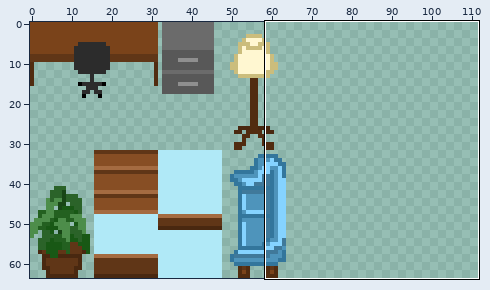
Two states of a pixel-art file, Assets/_Sprites/ASE Files/OfficeInterior.ase. The first picture is a wide view before the edit; the outline marks the close-up.
Close-up. As it was:
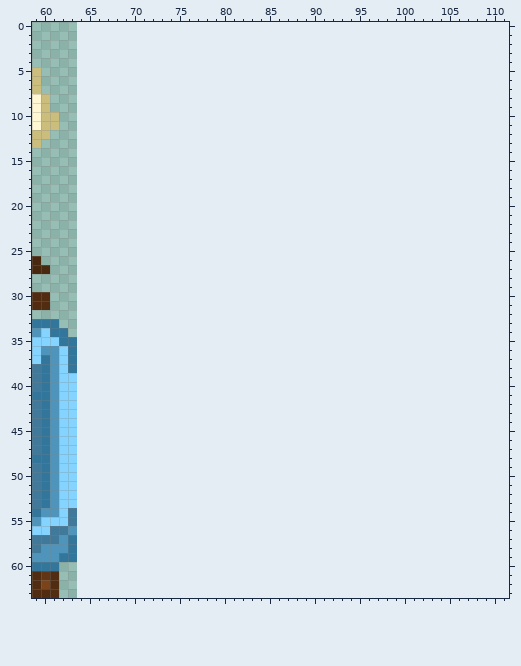
64x64 pixels, 1 frame. Colours within 5 levels of each other are drawn and written as one. Shown: x 59..111, y 0..63. The old version is drawn lined up with the new one, on the new canvas.
And afterwards:
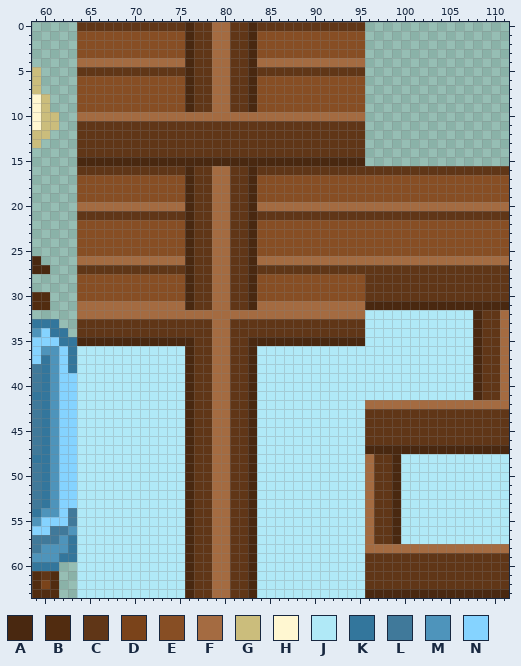
Palette (. is transparent): A #492810  B #512c10  C #603617  D #7a431a  E #874e24  F #a46b41  G #cbbd7c  H #fff7d1  J #b0e9f7  K #33769c  L #40799a  M #4e94bb  N #85d3ff
Commit message: Create charity and office interiors
Diff:
canvas 64x64 -> 112x64
Changed rows in their new state; - is an unchanged pixel.
first column x 64:
 0 CCCCCCCCCCCCACCFFCCACCCCCCCCCCCC----------------
 1 EEEEEEEEEEEEACCFFCCAEEEEEEEEEEEE----------------
 2 EEEEEEEEEEEEACCFFCCAEEEEEEEEEEEE----------------
 3 EEEEEEEEEEEEACCFFCCAEEEEEEEEEEEE----------------
 4 FFFFFFFFFFFFACCFFCCAFFFFFFFFFFFF----------------
 5 CCCCCCCCCCCCACCFFCCACCCCCCCCCCCC----------------
 6 EEEEEEEEEEEEACCFFCCAEEEEEEEEEEEE----------------
 7 EEEEEEEEEEEEACCFFCCAEEEEEEEEEEEE----------------
 8 EEEEEEEEEEEEACCFFCCAEEEEEEEEEEEE----------------
 9 EEEEEEEEEEEEACCFFCCAEEEEEEEEEEEE----------------
10 FFFFFFFFFFFFFFFFFFFFFFFFFFFFFFFF----------------
11 CCCCCCCCCCCCCCCCCCCCCCCCCCCCCCCC----------------
12 CCCCCCCCCCCCCCCCCCCCCCCCCCCCCCCC----------------
13 CCCCCCCCCCCCCCCCCCCCCCCCCCCCCCCC----------------
14 CCCCCCCCCCCCCCCCCCCCCCCCCCCCCCCC----------------
15 AAAAAAAAAAAAAAAAAAAAAAAAAAAAAAAA----------------
16 CCCCCCCCCCCCACCFFCCACCCCCCCCCCCCCCCCCCCCCCCCCCCC
17 EEEEEEEEEEEEACCFFCCAEEEEEEEEEEEEEEEEEEEEEEEEEEEE
18 EEEEEEEEEEEEACCFFCCAEEEEEEEEEEEEEEEEEEEEEEEEEEEE
19 EEEEEEEEEEEEACCFFCCAEEEEEEEEEEEEEEEEEEEEEEEEEEEE
20 FFFFFFFFFFFFACCFFCCAFFFFFFFFFFFFFFFFFFFFFFFFFFFF
21 CCCCCCCCCCCCACCFFCCACCCCCCCCCCCCCCCCCCCCCCCCCCCC
22 EEEEEEEEEEEEACCFFCCAEEEEEEEEEEEEEEEEEEEEEEEEEEEE
23 EEEEEEEEEEEEACCFFCCAEEEEEEEEEEEEEEEEEEEEEEEEEEEE
24 EEEEEEEEEEEEACCFFCCAEEEEEEEEEEEEEEEEEEEEEEEEEEEE
25 EEEEEEEEEEEEACCFFCCAEEEEEEEEEEEEEEEEEEEEEEEEEEEE
26 FFFFFFFFFFFFACCFFCCAFFFFFFFFFFFFFFFFFFFFFFFFFFFF
27 CCCCCCCCCCCCACCFFCCACCCCCCCCCCCCCCCCCCCCCCCCCCCC
28 EEEEEEEEEEEEACCFFCCAEEEEEEEEEEEECCCCCCCCCCCCCCCC
29 EEEEEEEEEEEEACCFFCCAEEEEEEEEEEEECCCCCCCCCCCCCCCC
30 EEEEEEEEEEEEACCFFCCAEEEEEEEEEEEECCCCCCCCCCCCCCCC
31 FFFFFFFFFFFFACCFFCCAFFFFFFFFFFFFAAAAAAAAAAAAAAAA
32 FFFFFFFFFFFFFFFFFFFFFFFFFFFFFFFFJJJJJJJJJJJJACCF
33 CCCCCCCCCCCCCCCFFCCCCCCCCCCCCCCCJJJJJJJJJJJJACCF
34 CCCCCCCCCCCCCCCFFCCCCCCCCCCCCCCCJJJJJJJJJJJJACCF
35 AAAAAAAAAAAAACCFFCCAAAAAAAAAAAAAJJJJJJJJJJJJACCF
36 JJJJJJJJJJJJACCFFCCAJJJJJJJJJJJJJJJJJJJJJJJJACCF
37 JJJJJJJJJJJJACCFFCCAJJJJJJJJJJJJJJJJJJJJJJJJACCF
38 JJJJJJJJJJJJACCFFCCAJJJJJJJJJJJJJJJJJJJJJJJJACCF
39 JJJJJJJJJJJJACCFFCCAJJJJJJJJJJJJJJJJJJJJJJJJACCF
40 JJJJJJJJJJJJACCFFCCAJJJJJJJJJJJJJJJJJJJJJJJJACCF
41 JJJJJJJJJJJJACCFFCCAJJJJJJJJJJJJJJJJJJJJJJJJACCF
42 JJJJJJJJJJJJACCFFCCAJJJJJJJJJJJJFFFFFFFFFFFFFFFF
43 JJJJJJJJJJJJACCFFCCAJJJJJJJJJJJJCCCCCCCCCCCCCCCC
44 JJJJJJJJJJJJACCFFCCAJJJJJJJJJJJJCCCCCCCCCCCCCCCC
45 JJJJJJJJJJJJACCFFCCAJJJJJJJJJJJJCCCCCCCCCCCCCCCC
46 JJJJJJJJJJJJACCFFCCAJJJJJJJJJJJJCCCCCCCCCCCCCCCC
47 JJJJJJJJJJJJACCFFCCAJJJJJJJJJJJJAAAAAAAAAAAAAAAA
48 JJJJJJJJJJJJACCFFCCAJJJJJJJJJJJJFCCAJJJJJJJJJJJJ
49 JJJJJJJJJJJJACCFFCCAJJJJJJJJJJJJFCCAJJJJJJJJJJJJ
50 JJJJJJJJJJJJACCFFCCAJJJJJJJJJJJJFCCAJJJJJJJJJJJJ
51 JJJJJJJJJJJJACCFFCCAJJJJJJJJJJJJFCCAJJJJJJJJJJJJ
52 JJJJJJJJJJJJACCFFCCAJJJJJJJJJJJJFCCAJJJJJJJJJJJJ
53 JJJJJJJJJJJJACCFFCCAJJJJJJJJJJJJFCCAJJJJJJJJJJJJ
54 JJJJJJJJJJJJACCFFCCAJJJJJJJJJJJJFCCAJJJJJJJJJJJJ
55 JJJJJJJJJJJJACCFFCCAJJJJJJJJJJJJFCCAJJJJJJJJJJJJ
56 JJJJJJJJJJJJACCFFCCAJJJJJJJJJJJJFCCAJJJJJJJJJJJJ
57 JJJJJJJJJJJJACCFFCCAJJJJJJJJJJJJFCCAJJJJJJJJJJJJ
58 JJJJJJJJJJJJACCFFCCAJJJJJJJJJJJJFFFFFFFFFFFFFFFF
59 JJJJJJJJJJJJACCFFCCAJJJJJJJJJJJJCCCCCCCCCCCCCCCC
60 JJJJJJJJJJJJACCFFCCAJJJJJJJJJJJJCCCCCCCCCCCCCCCC
61 JJJJJJJJJJJJACCFFCCAJJJJJJJJJJJJCCCCCCCCCCCCCCCC
62 JJJJJJJJJJJJACCFFCCAJJJJJJJJJJJJCCCCCCCCCCCCCCCC
63 JJJJJJJJJJJJACCFFCCAJJJJJJJJJJJJAAAAAAAAAAAAAAAA
Changed places in both close-ups, as pixel boxes (x1, y1, x2, y2):
added: (77, 22, 509, 598)
